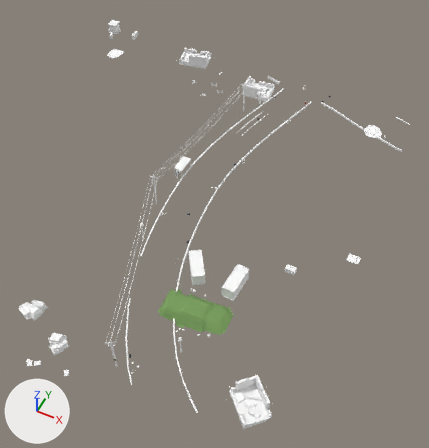
Two versions of the glTF model assets/models/outdoor/outdoor_01.glb, one commit apart.
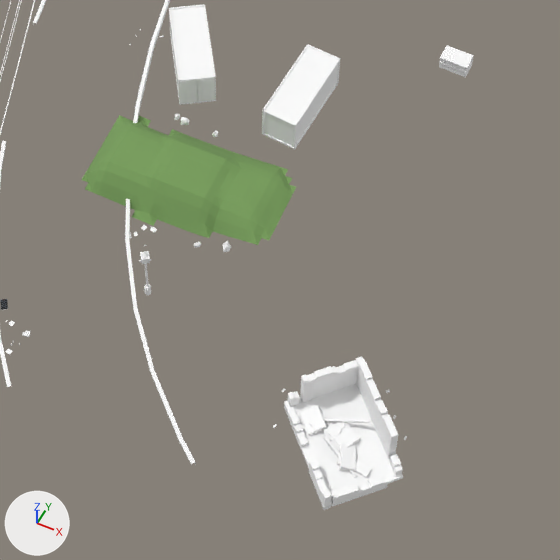
Each version is shown whole from a 50 mm camera at (51.7, -78.4, 89.8) aimed at (14.5, -4.0, -3.2), then close up on the part from 30% to 76% of the width and 55% to 100% of the height. The lights are fixed; the arrows at lower left show +X, +Y and +Z. The older version's two pictures come first. Vertices at exactly the same position are counted once.

Names of what the first close-up shows: 'gas_station_town'.
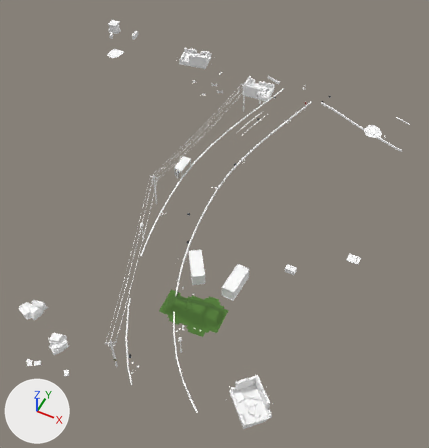
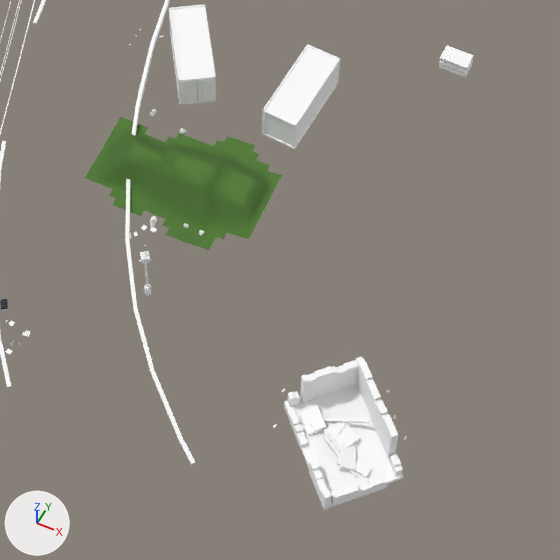
Pixel boxes (x1, y1, x2, y2) of what changed, in the close-ups (560 x 560 px; the box of a moved part takes in the faces that stretch with it):
'gas_station_town', recoloured, reshaped
    both: (0, 0, 474, 510)
part 1 of me_gas_station_town, moved or reshaped
    before: (82, 118, 296, 245)
    after: (85, 120, 282, 250)
part 2 of me_gas_station_town, surface changed
    before: (86, 114, 293, 252)
    after: (88, 109, 275, 235)

The change, as a list of edits to the scene's bpy script:
```text
Change mat_ground:
    add n3 = _N.new('ShaderNodeMix'); n3.name = 'Mix'
    add n3.data_type = 'RGBA'
    add n3.blend_type = 'MULTIPLY'
    add n3.inputs[0].default_value = 1.0  # 'Factor'
    add n4 = _N.new('ShaderNodeVertexColor'); n4.name = 'Color Attribute'
    where n2 = _N.new('ShaderNodeTexImage'); n2.name = 'Image Texture'
    where n0 = _N.new('ShaderNodeBsdfPrincipled'); n0.name = 'Principled BSDF'
    remove _L.new(n2.outputs[0], n0.inputs[0])  # 'Color' to 'Base Color'
    add _L.new(n3.outputs[2], n0.inputs[0])  # 'Result' to 'Base Color'
    add _L.new(n4.outputs[0], n3.inputs[7])  # 'Color' to 'B'
    add _L.new(n2.outputs[0], n3.inputs[6])  # 'Color' to 'A'
Change me_gas_station_town:
    used by ob_gas_station_town; location = (0.0, 0.0, 0.0)
    remove me_gas_station_town.from_pydata(...)  # 9538 vertices, 13652 faces; spans x -41.0..45.0, y -48.4..45.3, z -1.8..9.2
    add me_gas_station_town.from_pydata(...)  # 9537 vertices, 13646 faces; spans x -41.0..45.0, y -48.4..45.3, z -1.8..9.2
    me_gas_station_town part 1: 316 vertices moved from x 15.7..28.7, y -30.8..-22.6, z -0.8..1.3 to x 15.9..27.6, y -30.6..-22.7, z -0.7..1.2; 108 vertices removed from x 16.4..28.8, y -30.5..-23.5, z -0.8..1.3; 107 vertices added at x 16.6..27.6, y -30.7..-22.7, z -0.6..1.2
    me_gas_station_town part 2: 470 kept faces spanning x 15.9..27.6, y -30.6..-22.7, z -0.7..1.2 get new texture (UV) coordinates
```
